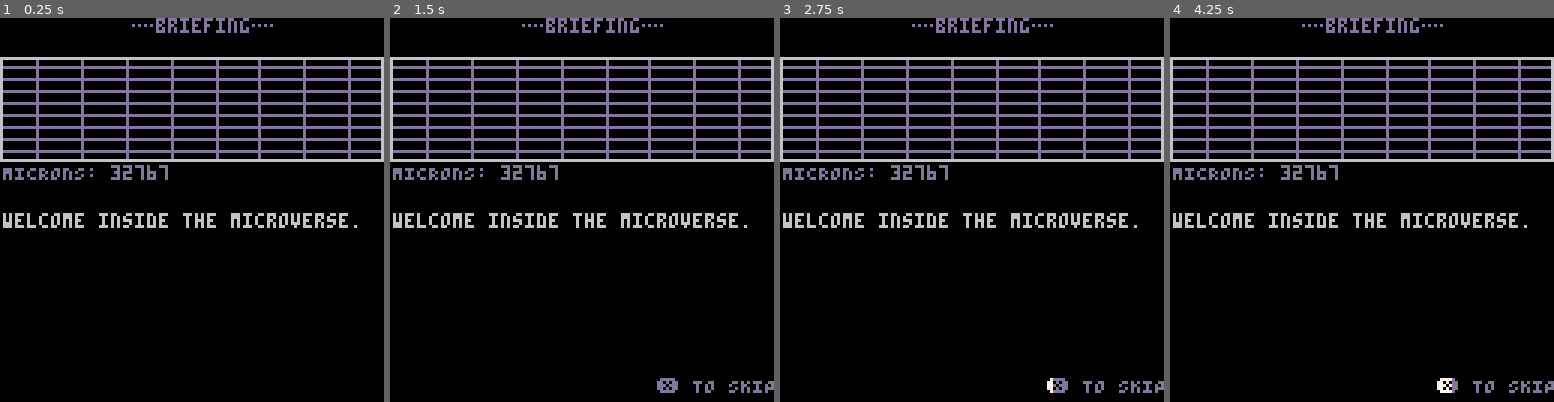
Above: before the commit, frames 1-4 (left to right).
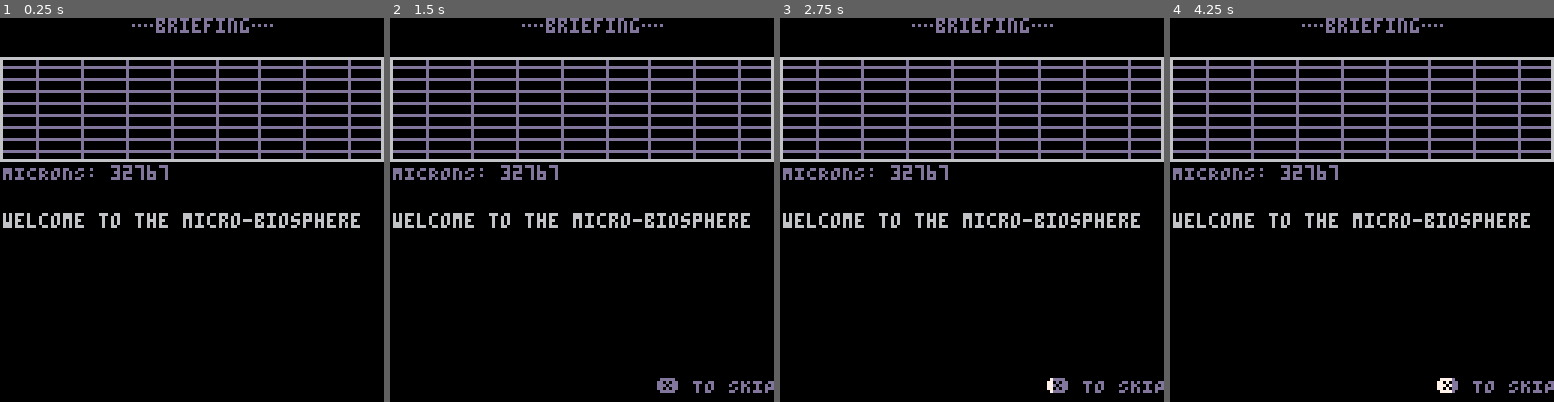
Above: after the commit, the same moments.

Repository: caseylabrack/laser
Game: PICO-8 cartridge zaag.p8
Same seed, same stepped clock (60 frames per second), same inputs: the game is played once before the commit and once after it.
Inputs:
- Up to frame 1 (0.25 s): no input
- Up to frame 2 (1.5 s): tap O (Z key) at 0.33, 0.7, 1.43 s; tap X (X key) at 1.07 s
- Up to frame 3 (2.75 s): hold Left 1.97-2.37 s; tap X (X key) at 2.07, 2.4, 2.73 s; tap O (Z key) at 2.22 s; hold Down from 2.42 s (still down)
- Up to frame 4 (4.25 s): release Down at 2.82 s; hold Right 2.87-3.53 s; tap X (X key) every 0.33 s from 3.07 to 4.07 s; tap O (Z key) at 3.1, 3.98 s; hold Up 3.58-4.08 s; hold Right from 4.13 s (still down)

The runs differ from the first frame. In frame 1, 0.7% of the frame differs, in the area x 25-94%, y 50-55%; in frame 2, 0.7%; in frame 3, 0.7%; in frame 4, 0.7%.

Commit message:
just choose two player in menu like a normal game

Diff:
--- a/zaag.p8
+++ b/zaag.p8
@@ -83,11 +83,10 @@
 
 	doslides()
 
-	menuitem(1, "2player: off", toggle2p)
-	menuitem(2, "intro level: "..(skip_tutorial and "off" or "on"), tutorial_toggle)
-	menuitem(3, "death gifs: " ..(deathgifs and "on" or "off"), dethgiftoggle)
-	menuitem(4, "screenshake: "..(screenshake and "on" or "off"), screenshake_toggle)
-	menuitem(5, "swap ❎/🅾️ btns", btns_toggle)
+	menuitem(1, "intro level: "..(skip_tutorial and "off" or "on"), tutorial_toggle)
+	menuitem(2, "death gifs: " ..(deathgifs and "on" or "off"), dethgiftoggle)
+	menuitem(3, "screenshake: "..(screenshake and "on" or "off"), screenshake_toggle)
+	menuitem(4, "swap ❎/🅾️ btns", btns_toggle)
 end
 
 function _update60()
@@ -112,11 +111,6 @@
 	end
 end
 
-function toggle2p ()
-	ps[2].playing=not ps[2].playing
-	menuitem(1, "2player: "..(ps[2].playing and "on" or "off"), toggle2p)
-end
-
 function btns_toggle()
 	if fire_btn==❎ then
 		fire_btn=🅾️ tele_btn=❎
@@ -130,20 +124,20 @@
 function tutorial_toggle()
 	skip_tutorial=not skip_tutorial
 	dset(6,(skip_tutorial and 1 or 0))
-	menuitem(2, "intro level: "..(skip_tutorial and "off" or "on"), tutorial_toggle)
+	menuitem(1, "intro level: "..(skip_tutorial and "off" or "on"), tutorial_toggle)
 	return true
 end
 
 function dethgiftoggle()
 	deathgifs=not deathgifs
 	dset(1,(deathgifs and 1 or 0))
-	menuitem(3, "death gifs: " ..(deathgifs and "on" or "off"), dethgiftoggle)
+	menuitem(2, "death gifs: " ..(deathgifs and "on" or "off"), dethgiftoggle)
 	return true
 end
 
 function screenshake_toggle()
 	screenshake=not screenshake
-	menuitem(4, screenshake and "screenshake: on" or "screenshake: off",screenshake_toggle)
+	menuitem(3, screenshake and "screenshake: on" or "screenshake: off",screenshake_toggle)
 	dset(4,screenshake and 0 or 1)
 	return true
 end
@@ -1150,9 +1144,9 @@
 
 function doslides()
 	state="intro"
---	if not debug then
+	if not debug then
 		music(0)
---	end
+	end
 	--this iter music pattern,
 	--pattern last iter,
 	--ticks this pattern
@@ -1238,7 +1232,7 @@
 		camera()
 		clip()
 		text=
-[[welcome inside the microverse.]]
+[[welcome to the micro-biosphere]]
 		nanos=flr(9/pct)
 	end
 
@@ -1246,7 +1240,7 @@
 	if mid(pat,1,2)==pat then
 		hidepal[7],hidepal[1]=7,9
 		text=
-[[your craft is manueverable,
+[[your instrument is maneuverable,
 armed, and most importantly,
 disposable.
 
@@ -1746,9 +1740,9 @@
 		end
 	end
 
---	if btnp()>255 then
---		ps[2].playing=not ps[2].playing
---	end
+	--2player
+	if btnp(➡️) then ps[2].playing=true end
+	if btnp(⬅️) then ps[2].playing=false end
 end
 
 function _titledraw()
@@ -1762,18 +1756,16 @@
 		pal()
 
 		if title⧗>60 then
+			textshadow("  ⬆️ play",43,91,13)
+			textshadow("⬇️ briefing",43,98,13)
+			textshadow((ps[2].playing and "⬅️ 2player" or "1player ➡️"),46,105,13)
 			if dget(7)==1 then
 				textshadow("❎ endless",45,115,8)
 			end
-			textshadow("  ⬆️ play\n⬇️ briefing",43,100,13)
 		end
 
 --		print("cASEY\nlABRACK",1,117)
 
---		print("2PLAYER"..(ps[2].playing and "!" or "?"),
---		print("  mode:\n"..(ps[2].playing and "2player" or "1player"),
-		print("mode:\n"..(ps[2].playing and "2player" or "1player"),
-		1,117,ps[2].playing and 12 or 1)
 		print("V."..version,111,123,1)
 end
 -->8
